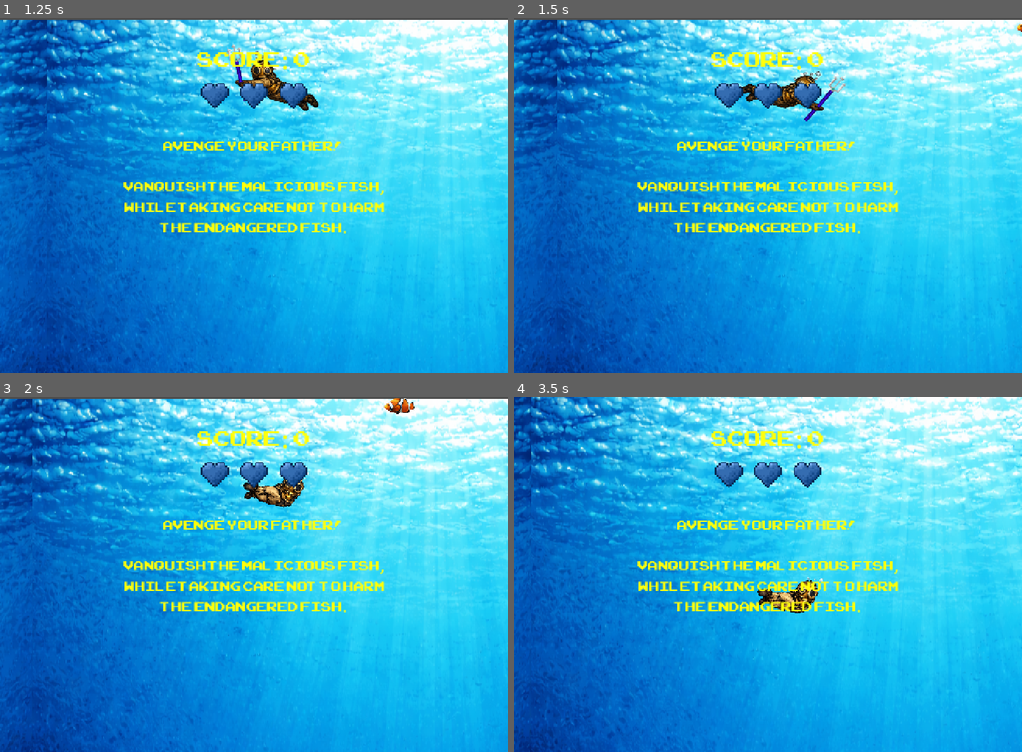
Above: before the commit, frames 1-4 (two rows, left to right).
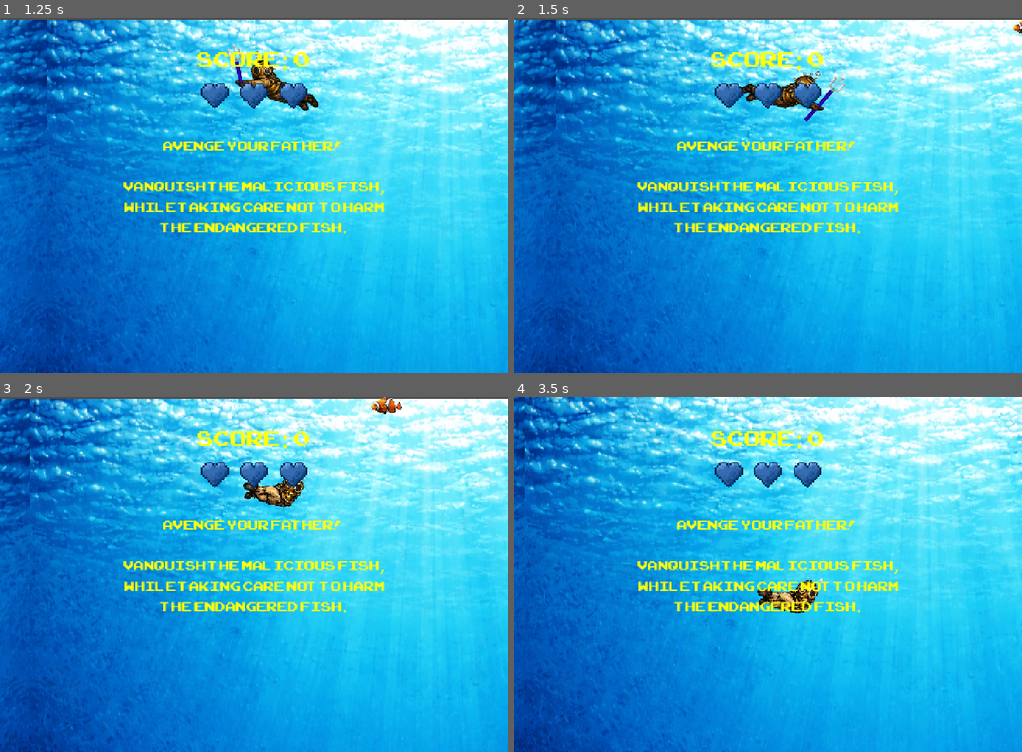
Above: after the commit, the same moments.

Repository: JanzenWill/FAT_SJ
Game: Godot game, scene res://main.tscn
The game is run twice, just before and just after one commit, with the same random seed, the same clock (stepped at 60 frames per second) and the same inputs.
Inputs (mouse positions are in pixels of both pictures, inside the frame that each line leads up to):
- Up to frame 1 (1.25 s): click "START" at 0.5 s
- Up to frame 2 (1.5 s): move the mouse to (879, 177) at 1.27 s; hold Right (move_right) from 1.28 s (still down); click (879, 177) at 1.35 s
- Up to frame 3 (2 s): keep holding Right (move_right)
- Up to frame 4 (3.5 s): move the mouse to (666, 592) at 2.02 s; release Right (move_right) at 2.03 s; hold Down (move_down) 2.03-2.78 s; click (666, 592) at 2.1 s; move the mouse to (818, 496) at 2.77 s; hold Right (move_right) from 2.78 s (still down); click (818, 496) at 2.85 s

Frame 1 is identical in both runs. In frame 2, 2.4% of the frame differs, in the area x 0-100%, y 0-100%; in frame 3, 11%; in frame 4, 19%.

Commit message:
added a attacking hitbox on the swordfish

Diff:
--- /dev/null
+++ b/attack_area.gd
@@ -0,0 +1,10 @@
+extends Area2D
+
+@export var damage: int = 1
+@export var attack_knockback_strength: float = 1500.0
+
+func get_damage() -> int:
+	return damage
+
+func get_attack_knockback() -> float:
+	return attack_knockback_strength
--- a/evil_mob.gd
+++ b/evil_mob.gd
@@ -4,6 +4,8 @@
 @export var max_health = 1 # health
 @export var damage = 1 # damage it gives
 @export var knockback_strength = 300
+
+@export var attack_knockback_strength: float = 1500
 
 @export var patrol_speed = 100.0 # normal left/right swim speed
 @export var chase_speed = 200.0 # faster speed while chasing player
@@ -23,6 +25,8 @@
 var is_chasing = false # true while actively chasing
 var player_in_range = false # true while player is inside big detection area
 var leash_timer = 0.0 # counts down after player leaves area
+var facing_left = false
+var mouth_shape_offset_x := 0.0
 
 signal killed
 
@@ -30,6 +34,7 @@
 	health = max_health
 	linear_velocity = Vector2(patrol_speed * direction, 0)
 	lock_rotation = true
+	mouth_shape_offset_x = abs($AttackArea/CollisionShape2D.position.x)
 
 """
 func _process(delta: float) -> void:
@@ -58,10 +63,18 @@
 	state.linear_velocity = vel
 
 func _physics_process(delta: float) -> void:
-	# flips sprite
-	$AnimatedSprite2D.flip_h = linear_velocity.x < 0
+	if linear_velocity.x < -1:
+		facing_left = true
+	elif linear_velocity.x > 1:
+		facing_left = false
 
-	# tilt upwards when chasing up, tilt downwards wen chasig down
+	$AnimatedSprite2D.flip_h = facing_left
+
+	if facing_left:
+		$AttackArea/CollisionShape2D.position.x = -mouth_shape_offset_x
+	else:
+		$AttackArea/CollisionShape2D.position.x = mouth_shape_offset_x
+
 	var target_rotation = 0.0
 
 	if is_chasing:
@@ -72,11 +85,11 @@
 		else:
 			target_rotation = 0.0
 
-		# Reverse tilt when facing left
 		if linear_velocity.x < 0:
 			target_rotation *= -1
 
 	rotation = lerp(rotation, target_rotation, tilt_lerp_speed)
+	print("facing_left=", facing_left, " attack_x=", $AttackArea.position.x)
 
 
 func _on_mob_timer_timeout() -> void:
@@ -116,8 +129,8 @@
 	killed.emit()
 	queue_free()
 
-func get_damage() -> int:
-	return damage
+#func get_damage() -> int:
+#	return damage
 
 func show_hit_flash() -> void:
 	if is_hit:
@@ -128,3 +141,6 @@
 	await get_tree().create_timer(0.1).timeout
 	$AnimatedSprite2D.modulate = Color(1, 1, 1)
 	is_hit = false
+
+#func get_attack_knockback() -> float:
+#	return attack_knockback_strength
--- a/evil_mob.tscn
+++ b/evil_mob.tscn
@@ -1,7 +1,8 @@
-[gd_scene load_steps=6 format=3 uid="uid://vqinx2qv2acm"]
+[gd_scene load_steps=8 format=3 uid="uid://vqinx2qv2acm"]
 
 [ext_resource type="Script" uid="uid://cvryw0q1uvxqx" path="res://evil_mob.gd" id="1_bs6tt"]
 [ext_resource type="Texture2D" uid="uid://be6be8ql1uufh" path="res://assets/art/Mobs/newSawfish.png" id="2_bs6tt"]
+[ext_resource type="Script" uid="uid://dxnk83ubkomqc" path="res://attack_area.gd" id="3_cplja"]
 
 [sub_resource type="SpriteFrames" id="SpriteFrames_bs6tt"]
 animations = [{
@@ -15,11 +16,14 @@
 }]
 
 [sub_resource type="CapsuleShape2D" id="CapsuleShape2D_cplja"]
-radius = 20.0
-height = 220.0
+radius = 42.0
+height = 542.0
 
 [sub_resource type="RectangleShape2D" id="RectangleShape2D_bs6tt"]
-size = Vector2(574, 136)
+size = Vector2(548, 54)
+
+[sub_resource type="RectangleShape2D" id="RectangleShape2D_cplja"]
+size = Vector2(170, 28)
 
 [node name="RigidBody2D" type="RigidBody2D"]
 collision_layer = 2
@@ -30,7 +34,7 @@
 sprite_frames = SubResource("SpriteFrames_bs6tt")
 
 [node name="CollisionShape2D" type="CollisionShape2D" parent="."]
-position = Vector2(184, 10)
+position = Vector2(-10, 0)
 rotation = 1.5707964
 shape = SubResource("CapsuleShape2D_cplja")
 
@@ -39,6 +43,15 @@
 [node name="Area2D" type="Area2D" parent="."]
 
 [node name="CollisionShape2D" type="CollisionShape2D" parent="Area2D"]
+position = Vector2(6, 2)
 shape = SubResource("RectangleShape2D_bs6tt")
 
+[node name="AttackArea" type="Area2D" parent="." groups=["MaliciousMob", "enemy_hitbox"]]
+collision_layer = 2
+script = ExtResource("3_cplja")
+
+[node name="CollisionShape2D" type="CollisionShape2D" parent="AttackArea" groups=["MaliciousMob"]]
+position = Vector2(200, 0)
+shape = SubResource("RectangleShape2D_cplja")
+
 [connection signal="area_entered" from="Area2D" to="." method="_on_area_2d_area_entered"]
--- a/malicious_mob.tscn
+++ b/malicious_mob.tscn
@@ -15,11 +15,11 @@
 }]
 
 [sub_resource type="CapsuleShape2D" id="CapsuleShape2D_087k7"]
-radius = 41.0
+radius = 26.0
 height = 226.0
 
 [sub_resource type="RectangleShape2D" id="RectangleShape2D_087k7"]
-size = Vector2(33, 29)
+size = Vector2(220.5, 49)
 
 [sub_resource type="CircleShape2D" id="CircleShape2D_087k7"]
 radius = 442.069
@@ -48,7 +48,7 @@
 collision_mask = 5
 
 [node name="CollisionShape2D" type="CollisionShape2D" parent="Area2D" groups=["MaliciousMob", "enemy_hitbox"]]
-position = Vector2(191, 40)
+position = Vector2(97.25, 30.5)
 shape = SubResource("RectangleShape2D_087k7")
 
 [node name="DetectionArea" type="Area2D" parent="."]
--- a/player.gd
+++ b/player.gd
@@ -1,6 +1,6 @@
 extends Area2D
 
-@export var speed: float = 280.0
+@export var speed: float = 330.0
 @export var sink_speed: float = 90.0
 @export var attack_duration: float = 0.2
 @export var max_health: int = 3
@@ -237,6 +237,8 @@
 	is_hit = false
 
 func _on_area_entered(area: Area2D) -> void:
+	print("PLAYER TOUCHED AREA: ", area.name, " groups=", area.get_groups())
+
 	if not alive:
 		return
 
--- a/player.tscn
+++ b/player.tscn
@@ -28,8 +28,9 @@
 "speed": 5.0
 }]
 
-[sub_resource type="RectangleShape2D" id="RectangleShape2D_hqtel"]
-size = Vector2(138, 43)
+[sub_resource type="CapsuleShape2D" id="CapsuleShape2D_1jxqw"]
+radius = 18.104061
+height = 141.6951
 
 [sub_resource type="CapsuleShape2D" id="CapsuleShape2D_sweqy"]
 radius = 25.0
@@ -51,8 +52,9 @@
 frame_progress = 0.85581267
 
 [node name="CollisionShape2D" type="CollisionShape2D" parent="." groups=["player"]]
-position = Vector2(81, 64.5)
-shape = SubResource("RectangleShape2D_hqtel")
+position = Vector2(83.99999, 62.999996)
+rotation = 1.7086773
+shape = SubResource("CapsuleShape2D_1jxqw")
 
 [node name="Trident" type="Area2D" parent="." groups=["Trident"]]
 collision_layer = 4
Not shown, added: attack_area.gd.uid
